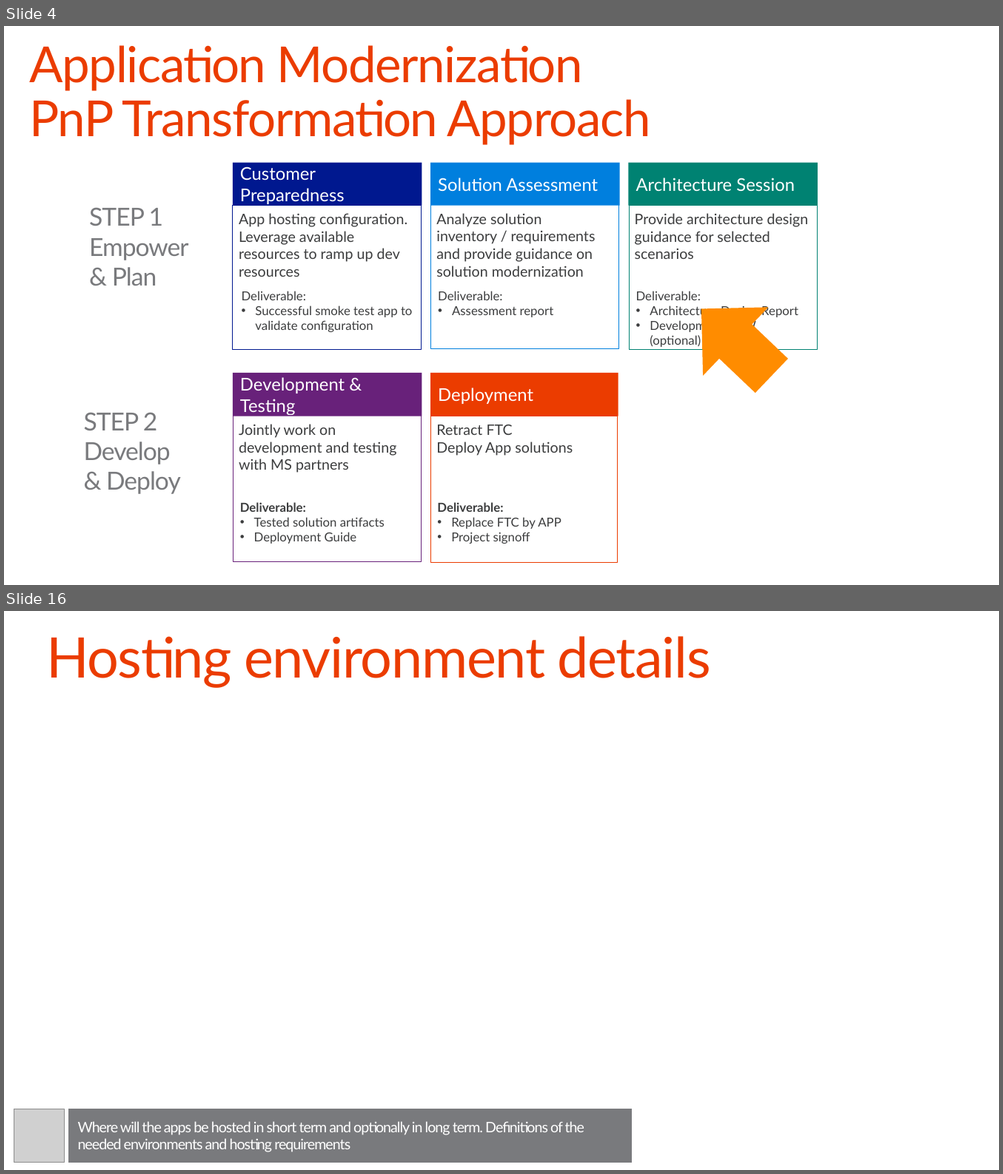
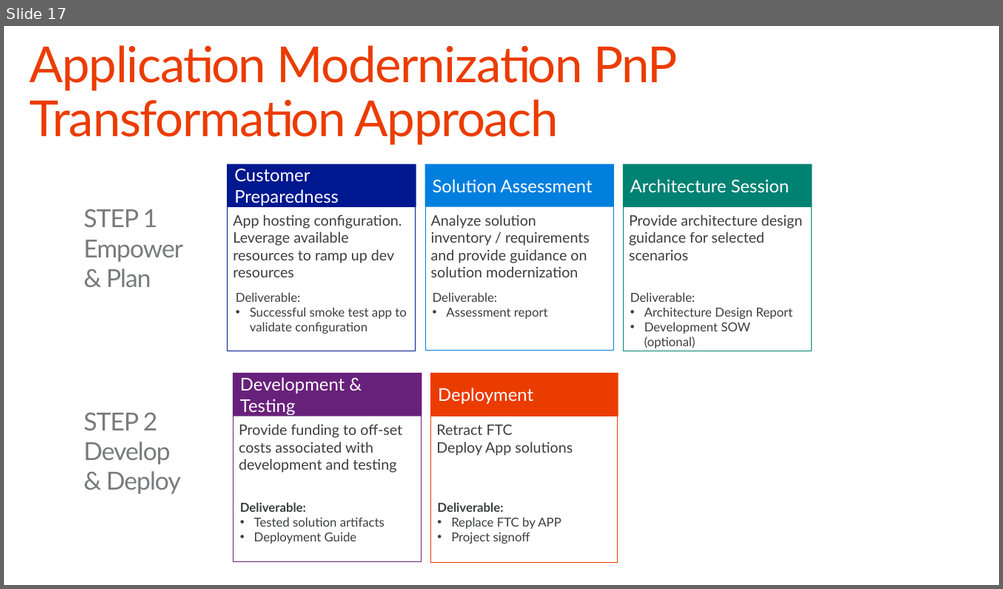
Before and after one commit to SharePoint/PnP-Guidance, a slide deck: PnP Transformation Process/Templates/Solution Design Report Presentation Template.pptx. Shown one above the other, each under a label of ours: slides 4 and 16 before the commit, slide 17 after it; the slides between them are not shown. The pictures are 1003x1174 and 1003x589 pixels, drawn with LibreOffice and Linux fonts; fonts in the diff are those of the drawing; grey boxes stand for pictures; background and template pictures are left out. Boxes give left, top, right and bottom in pixels: in the first picture for what was removed or moved away, otherwise in the second. Text is boxed around its words. In the diff, an @@ line names an element or a change of style, - is before the commit and + after.

Commit message:
Created Design Report Presentation Template from Sample

```diff
--- a/PnP Transformation Process/Templates/Solution Design Report Presentation Template.pptx
+++ b/PnP Transformation Process/Templates/Solution Design Report Presentation Template.pptx
@@ slide 16 removed at bbox=[4, 611, 999, 1170], background #FFFFFF @@
@@ title removed at bbox=[46, 636, 711, 688] @@
-Hosting environment details
@@ picture removed at bbox=[14, 1110, 65, 1162] @@
@@ rectangle removed at bbox=[69, 1110, 632, 1162] @@
-Where will the apps be hosted in short term and optionally in long term. Definitions of the needed environments and hosting requirements
@@ what was slide 4 is now slide 17 @@
@@ slide 17 changed as well @@
@@ title "Application Modernization PnP Transformation Approach" rewrapped from bbox=[30, 45, 651, 145] to bbox=[30, 45, 677, 145] @@
@@ 2 texts, 2 rectangles: place and size @@
-2 texts, 2 rectangles at bbox=[89, 163, 619, 349]
+2 texts, 2 rectangles at bbox=[84, 164, 614, 351]
@@ 5 texts, 4 rectangles: place and size @@
-5 texts, 4 rectangles at bbox=[233, 163, 817, 350]
+5 texts, 4 rectangles at bbox=[227, 164, 811, 352]
@@ right arrow removed at bbox=[668, 275, 804, 411] @@
@@ text at bbox=[239, 424, 402, 473]: text changed @@
-Jointly work on development and testing with MS partners
+Provide funding to off-set costs associated with development and testing
```
Also in this commit, not shown: 3 other slides changed, 18 slides added, 38 other slides removed.
